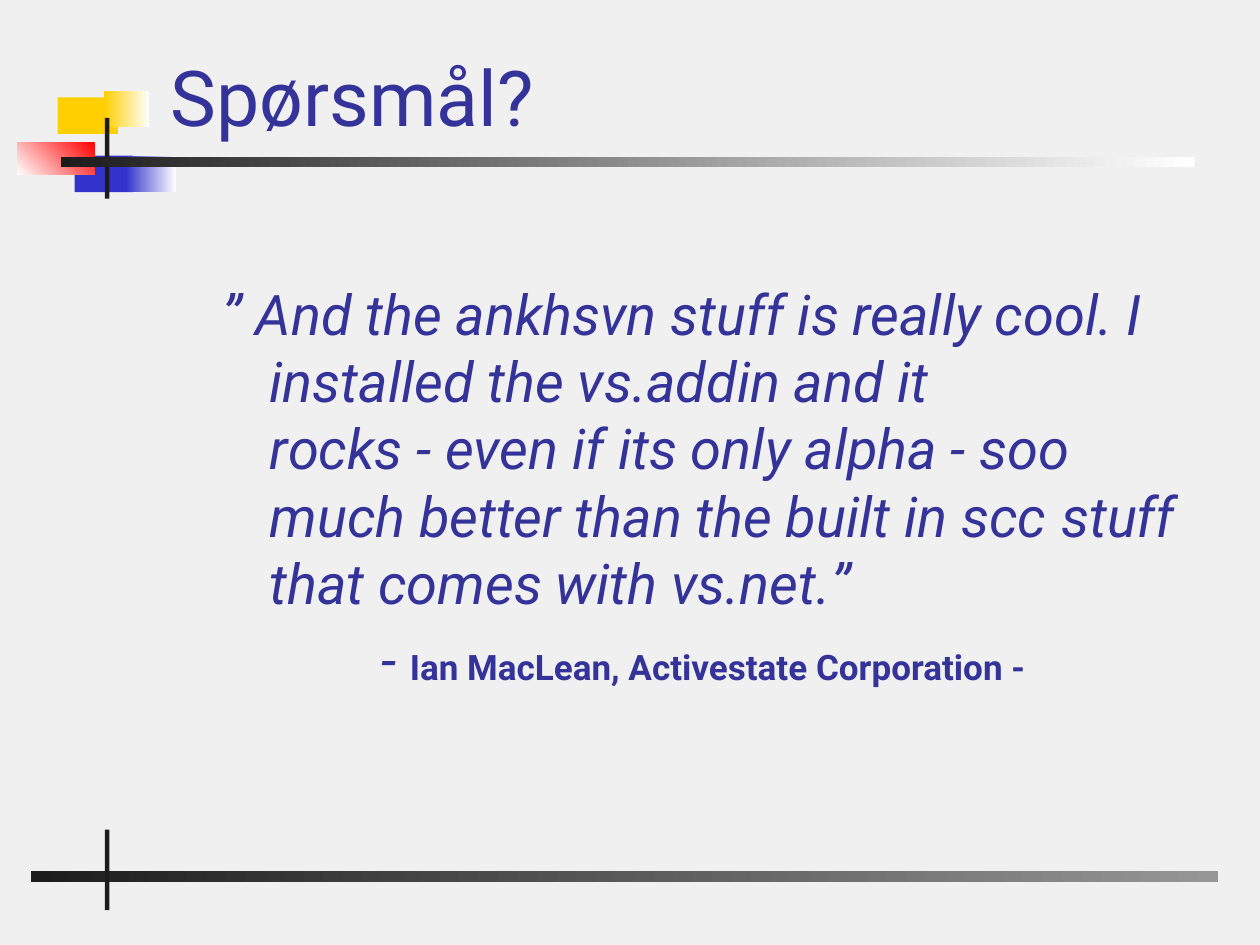
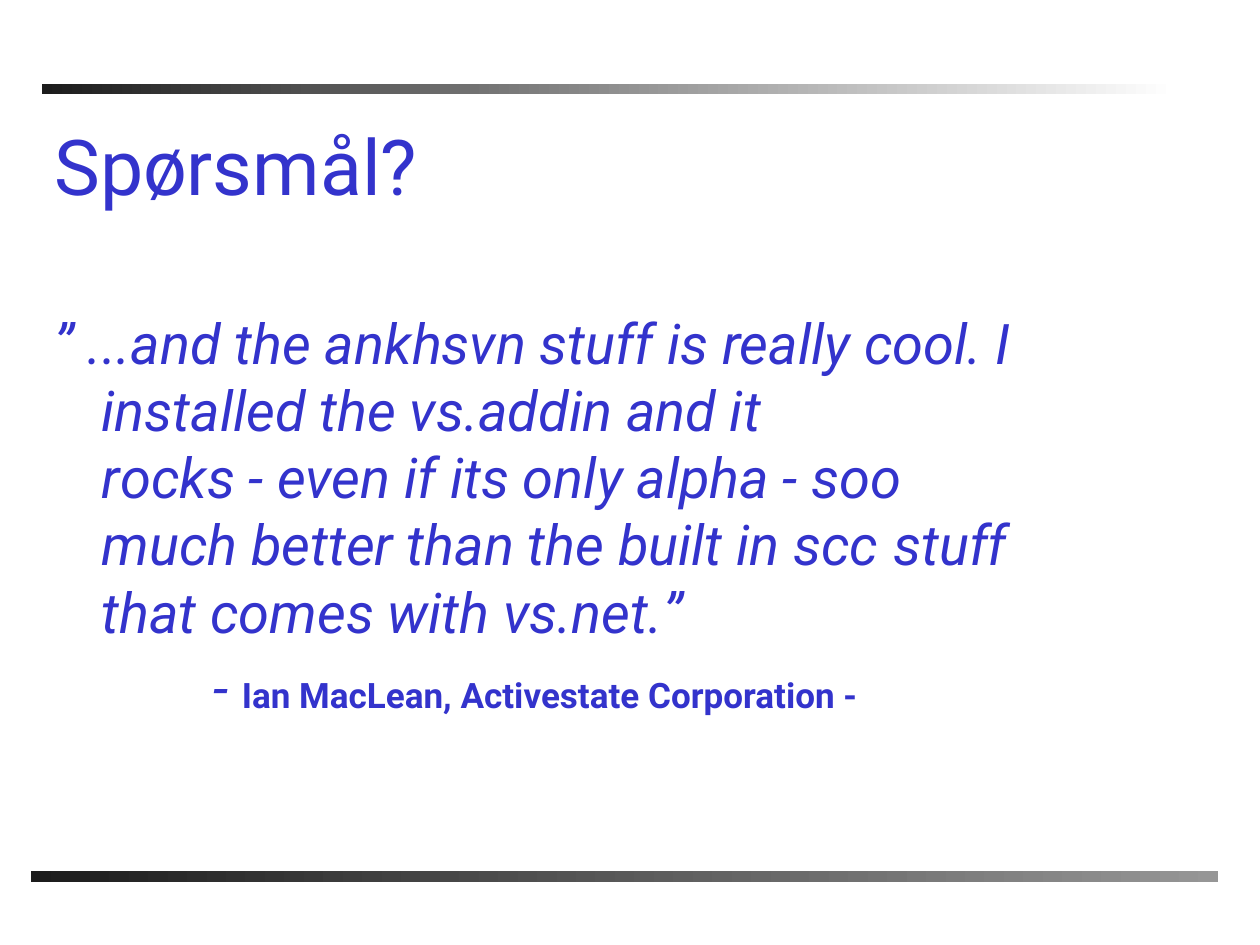
Before and after one commit to AnkhSVN/AnkhSVN, a slide deck: slide 24 of doc/powerpoint/Subversion_addin_for_VS.NET.ppt. Drawn at 1260x945 pixels with LibreOffice and Linux fonts; fonts in the diff are those of the drawing; background and template pictures are left out. Boxes give left, top, right and bottom in pixels: in the first picture for what was removed or moved away, otherwise in the second. Text is boxed around its words. In the diff, an @@ line names an element or a change of style, - is before the commit and + after.

```diff
--- a/doc/powerpoint/Subversion_addin_for_VS.NET.ppt
+++ b/doc/powerpoint/Subversion_addin_for_VS.NET.ppt
@@ background #F0F0F0 to #FFFFFF @@
@@ rectangle moved from (x1=60, y1=158, x2=1194, y2=168) to (x1=42, y1=84, x2=1176, y2=94) @@
@@ title "Spørsmål?" moved from (x1=171, y1=65, x2=534, y2=142) to (x1=54, y1=134, x2=417, y2=211) @@
@@ title "Spørsmål?" at (x1=54, y1=134, x2=417, y2=211): text colour #333399 to #3333CC @@
@@ rectangle removed at (x1=58, y1=97, x2=118, y2=134) @@
@@ rectangle removed at (x1=105, y1=91, x2=150, y2=127) @@
@@ rectangle removed at (x1=105, y1=118, x2=108, y2=199) @@
@@ rectangle removed at (x1=18, y1=142, x2=94, y2=175) @@
@@ rectangle removed at (x1=74, y1=155, x2=132, y2=192) @@
@@ rectangle removed at (x1=126, y1=155, x2=176, y2=192) @@
@@ text "” ...and the ankhsvn stuff ..." moved from (x1=256, y1=292, x2=1174, y2=687) to (x1=88, y1=321, x2=1011, y2=715) @@
@@ text at (x1=88, y1=321, x2=1011, y2=634): text changed; text colour #333399 to #3333CC @@
-” And the ankhsvn stuff is really cool. I installed the vs.addin and it
-rocks - even if its only alpha - soo much better than the built in scc stuff that comes with vs.net.”
+” ...and the ankhsvn stuff is really cool. I installed the vs.addin and it
+rocks - even if its only alpha - soo much better than the built in scc stuff that comes with vs.net.”
@@ text at (x1=242, y1=682, x2=835, y2=715): text colour #333399 to #3333CC in "- Ian MacLean, Activestate Corporation -" @@
@@ rectangle removed at (x1=105, y1=829, x2=108, y2=910) @@
```
Also in this commit, not shown: 22 other slides changed, 1 slide added, 1 slide removed.
